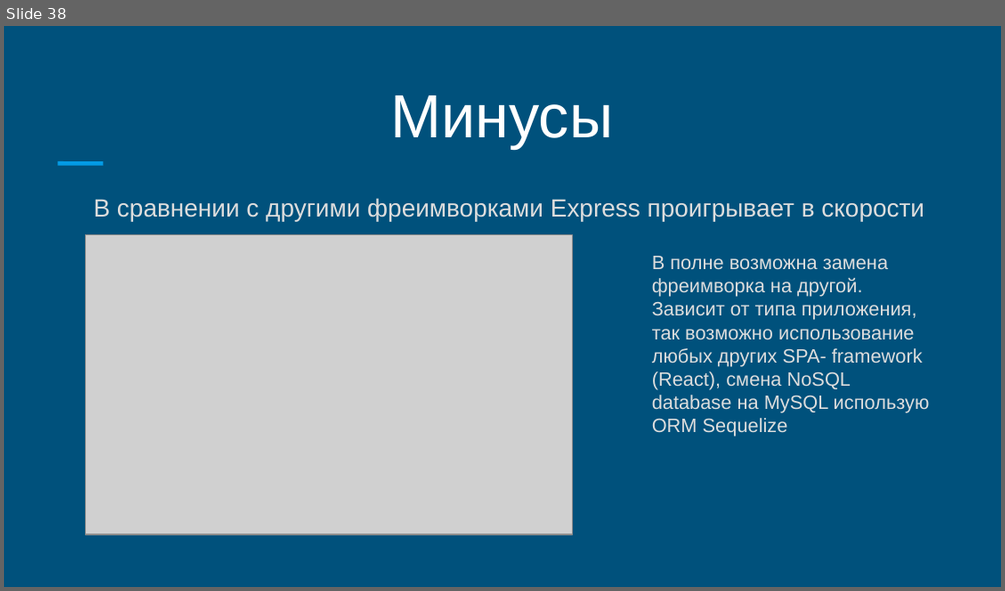
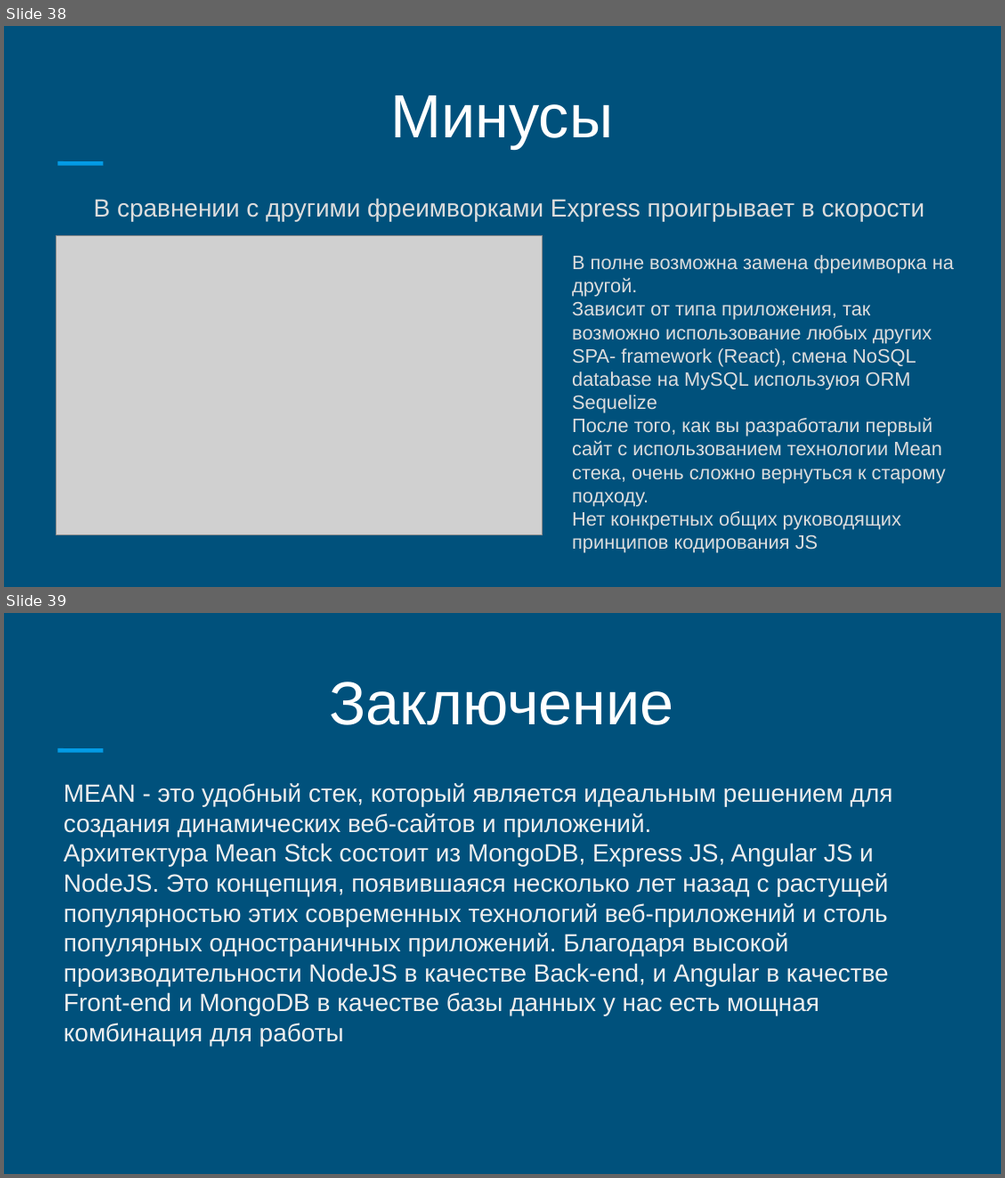
Before and after one commit to keylink/mean-stack, a slide deck: docs/mean.pptx. Shown one above the other, each under a label of ours: slide 38 before the commit, slides 38 and 39 after it. The pictures are 1005x591 and 1005x1178 pixels, drawn with LibreOffice and Linux fonts; fonts in the diff are those of the drawing; grey boxes stand for pictures. Boxes give left, top, right and bottom in pixels: in the first picture for what was removed or moved away, otherwise in the second. Text is boxed around its words. In the diff, an @@ line names an element or a change of style, - is before the commit and + after.

```diff
--- a/docs/mean.pptx
+++ b/docs/mean.pptx
@@ slide 39 added at (4, 613, 1001, 1174), background #00517C; not listed: 1 template element that a slide beside it also shows @@
@@ text added at (329, 682, 673, 725), 44 pt, text #FFFFFF @@
+Заключение
@@ text added at (64, 783, 893, 1046), 18 pt, text #EEEEEE @@
+MEAN - это удобный стек, который является идеальным решением для создания динамических веб-сайтов и приложений.
+Архитектура Mean Stck состоит из MongoDB, Express JS, Angular JS и NodeJS. Это концепция, появившаяся несколько лет назад с растущей популярностью этих современных технологий веб-приложений и столь популярных одностраничных приложений. Благодаря высокой производительности NodeJS в качестве Back-end, и Angular в качестве Front-end и MongoDB в качестве базы данных у нас есть мощная комбинация для работы
@@ slide 38 changed as well @@
@@ picture: place and size @@
-picture at (86, 234, 572, 534)
+picture at (56, 235, 542, 534)
@@ text "В полне возможна замена фреимворка ...": place and size @@
-text "В полне возможна замена фреимворка ..." at (652, 256, 930, 436)
+text "В полне возможна замена фреимворка ..." at (572, 255, 954, 553)
@@ text at (572, 302, 946, 553): text changed @@
-Зависит от типа приложения, так возможно использование любых других SPA- framework (React), смена NoSQL database на MySQL использую ORM Sequelize
+Зависит от типа приложения, так возможно использование любых других SPA- framework (React), смена NoSQL database на MySQL используюя ORM Sequelize
+После того, как вы разработали первый сайт с использованием технологии Mean стека, очень сложно вернуться к старому подходу.
+Нет конкретных общих руководящих принципов кодирования JS
```
Also in this commit, not shown: 1 other slide changed, 1 slide removed, 1 other file.
